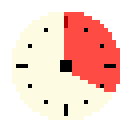
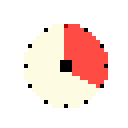
Layer changes from the first 128px x 128px image to the second:
removed layer "Layer 2" (was 70%) over (64, 12, 120, 92)
painted on "Layer 4" over (12, 12, 120, 120)
